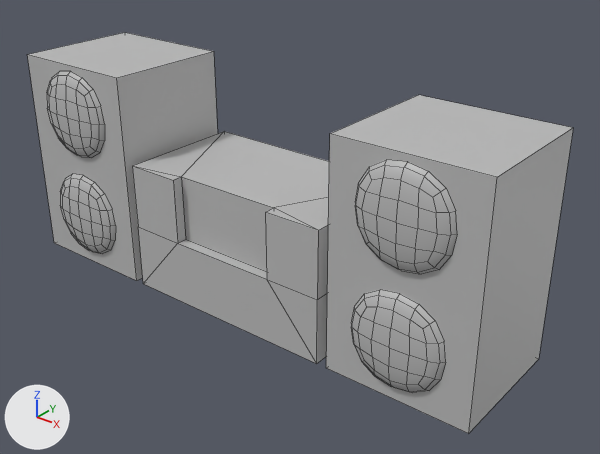
Renders of the FBX model Art/Export/SM/SM_Stereo.fbx from each side of a commit.
Camera for both pictures: a 50 mm lens placed at (2.49, -2.82, 1.85), pointed at (0.19, 0.05, 0.07). Arrows for +X, +Y and +Z are at lower left; the lights stay in place. Mesh edges are drawn as thin lines. Where no turn or scale is listed for an object, it has been applied to the vertices.

The first picture shows 'SM_Stereo'.
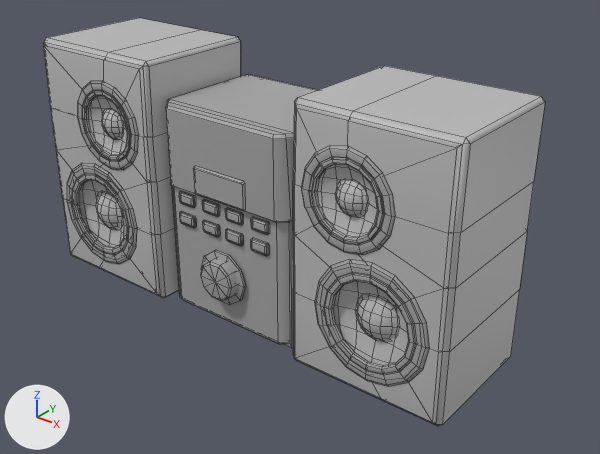
The change, as a list of edits to the scene's bpy script:
```text
Add mat_m_guudo_ufo:
    mat_m_guudo_ufo = principled_material('M_Guudo_UFO')
    mat_m_guudo_ufo.base_color = (0.386, 0.386, 0.386)  # grey #a7a7a7
Change me_mesh:
    used by ob_sm_stereo; location = (0.0, -0.009, 0.181)
    remove me_mesh.from_pydata(...)  # 306 vertices, 285 faces; spans x -1.36..1.36, y -0.36..0.36, z -0.57..0.57
    add me_mesh.from_pydata(...)  # 1746 vertices, 1462 faces; spans x -1.23..1.23, y -0.36..0.36, z -0.64..0.64
    me_mesh part 1: the loose piece of 57 vertices spanning x -1.23..-0.77, y -0.36..-0.31, z -0.48..-0.02 is rebuilt with 96 vertices and now spans x -1.16..-0.58, y -0.34..-0.31, z -0.54..0.04, in mat_m_guudo_ufo (grey #a7a7a7)
    me_mesh part 2: the loose piece of 57 vertices spanning x 0.77..1.23, y -0.36..-0.31, z -0.48..-0.02 is rebuilt with 96 vertices and now spans x 0.58..1.16, y -0.34..-0.31, z -0.54..0.04, in mat_m_guudo_ufo (grey #a7a7a7)
    me_mesh part 3: the loose piece of 20 vertices spanning x -0.58..0.58, y -0.31..0.36, z -0.54..0.13 is rebuilt with 50 vertices and now spans x -0.41..0.41, y -0.3..0.36, z -0.64..0.45, in mat_m_guudo_ufo (grey #a7a7a7)
    me_mesh part 4: the loose piece of 8 vertices spanning x -1.36..-0.64, y -0.31..0.36, z -0.54..0.57 is rebuilt with 196 vertices and now spans x -1.23..-0.43, y -0.34..0.36, z -0.64..0.64
    me_mesh part 5: the loose piece of 8 vertices spanning x 0.64..1.36, y -0.31..0.36, z -0.54..0.57 is rebuilt with 196 vertices and now spans x 0.43..1.23, y -0.34..0.36, z -0.64..0.64
    me_mesh part 6: 114 vertices removed from x -1.23..1.23, y -0.36..-0.31, z 0.08..0.54; 1112 vertices added at x -1.12..1.12, y -0.36..-0.25, z -0.62..0.46
    add me_mesh.materials.append(mat_m_guudo_ufo)  # grey #a7a7a7
Change ob_sm_stereo:
    ob_sm_stereo.location: (0.0, -0.009, 0.181) -> (0.0, 0.002, 0.224)
```

Boxes [x1, y1, x2, y2] around the edits, measured in the pictures (600 x 454 px):
'SM_Stereo', reshaped, moved (8% narrower)
    before: [27, 32, 573, 433]
    after: [44, 18, 545, 426]
part 1 of me_mesh, rebuilt (25% wider, 26% taller)
    before: [60, 174, 116, 254]
    after: [67, 163, 137, 264]
part 2 of me_mesh, rebuilt (21% wider, 23% taller)
    before: [351, 290, 446, 393]
    after: [315, 259, 430, 386]
part 3 of me_mesh, rebuilt (23% narrower, 18% taller)
    before: [132, 131, 329, 364]
    after: [166, 74, 317, 349]
part 4 of me_mesh, rebuilt (12% taller)
    before: [27, 32, 217, 281]
    after: [44, 18, 241, 298]
part 5 of me_mesh, rebuilt (6% taller)
    before: [326, 95, 573, 433]
    after: [293, 66, 545, 426]
part 6 of me_mesh, built on
    before: [47, 72, 457, 274]
    after: [73, 91, 416, 374]
